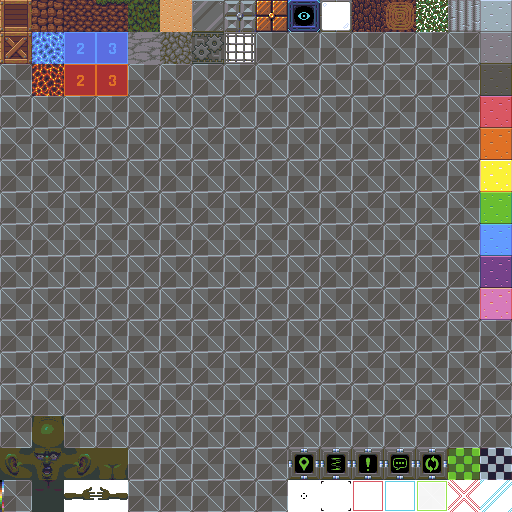
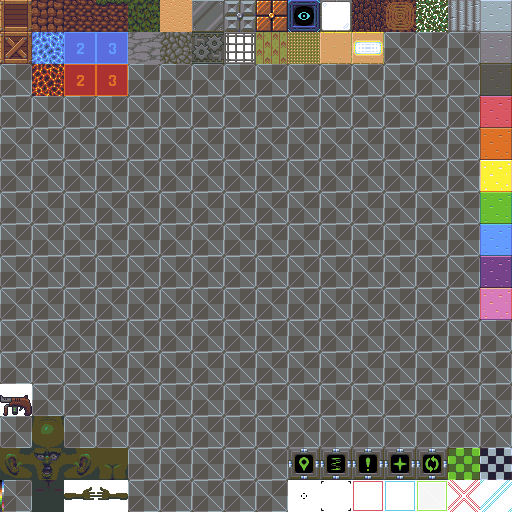
The second w=512, h=512 image is a revision of the first. Changes to its layers:
added layer "Layer 2" in group "Blocks" over [288, 32, 384, 64]
added layer "Layer 1" in group "Blocks" over [256, 32, 288, 64]
added group "Temp Items" with 1 layers in group "Blocks" over [0, 395, 32, 416]
added layer "Gun1" in group "Temp Items" over [0, 395, 32, 416]
added layer "HealthBox" in group "Zones" over [393, 457, 407, 471]
renamed "DialogeBox" to "DialogueBox", hid it over [393, 457, 407, 471]
